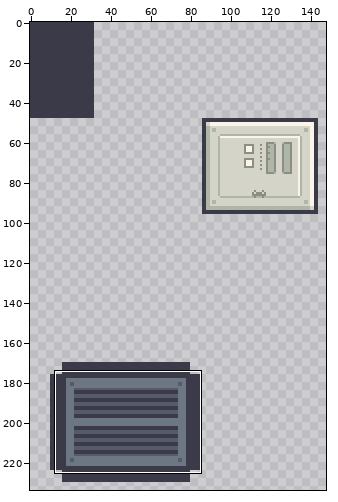
Sprite sheet, stored at Assets/Textures/miscA.png. The first picture is a wide view before the edit; the outline marks the close-up.
Close-up. As it was:
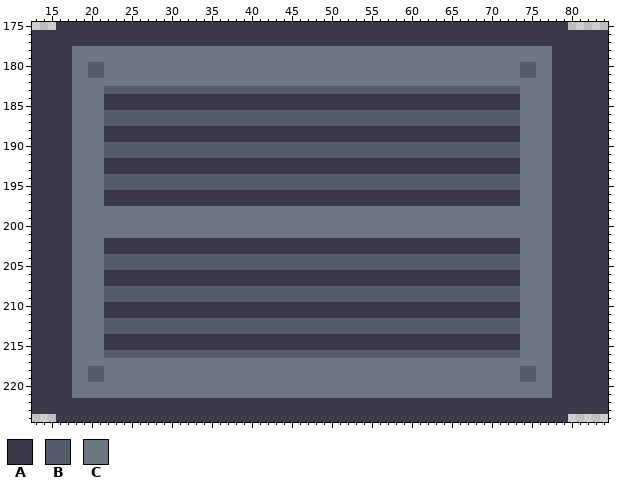
The file is 512x512 pixels, drawn in blocks of 2x2; one block is one cell here. Shown: x 13..84, y 175..224. The wide view leaves out empty margins.
Palette (. is transparent): A #3a3a49  B #555b6a  C #6c7783
New version:
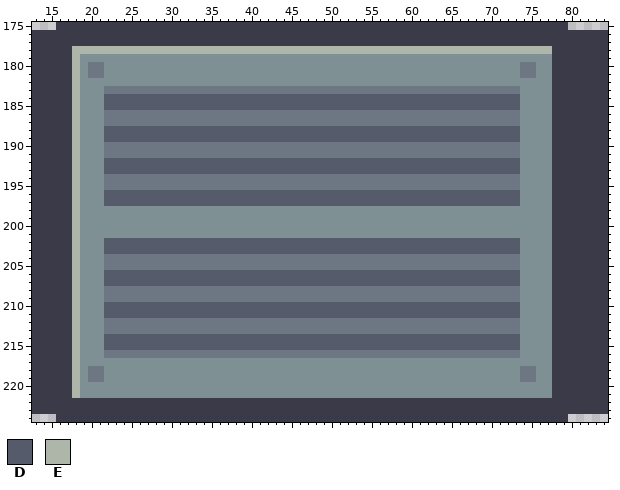
Colours new in this view: D #555b6a  E #adb6a8
The exact change:
colour B: #555b6a -> #6c7783
colour C: #6c7783 -> #7f9095
Changed rows in their new state; - is a pixel that keeps its letter.
first column x 18:
178 EEEEEEEEEEEEEEEEEEEEEEEEEEEEEEEEEEEEEEEEEEEEEEEEEEEEEEEEEEEE
179 E-----------------------------------------------------------
180 E-----------------------------------------------------------
181 E-----------------------------------------------------------
182 E-----------------------------------------------------------
183 E-----------------------------------------------------------
184 E---DDDDDDDDDDDDDDDDDDDDDDDDDDDDDDDDDDDDDDDDDDDDDDDDDDDD----
185 E---DDDDDDDDDDDDDDDDDDDDDDDDDDDDDDDDDDDDDDDDDDDDDDDDDDDD----
186 E-----------------------------------------------------------
187 E-----------------------------------------------------------
188 E---DDDDDDDDDDDDDDDDDDDDDDDDDDDDDDDDDDDDDDDDDDDDDDDDDDDD----
189 E---DDDDDDDDDDDDDDDDDDDDDDDDDDDDDDDDDDDDDDDDDDDDDDDDDDDD----
190 E-----------------------------------------------------------
191 E-----------------------------------------------------------
192 E---DDDDDDDDDDDDDDDDDDDDDDDDDDDDDDDDDDDDDDDDDDDDDDDDDDDD----
193 E---DDDDDDDDDDDDDDDDDDDDDDDDDDDDDDDDDDDDDDDDDDDDDDDDDDDD----
194 E-----------------------------------------------------------
195 E-----------------------------------------------------------
196 E---DDDDDDDDDDDDDDDDDDDDDDDDDDDDDDDDDDDDDDDDDDDDDDDDDDDD----
197 E---DDDDDDDDDDDDDDDDDDDDDDDDDDDDDDDDDDDDDDDDDDDDDDDDDDDD----
198 E-----------------------------------------------------------
199 E-----------------------------------------------------------
200 E-----------------------------------------------------------
201 E-----------------------------------------------------------
202 E---DDDDDDDDDDDDDDDDDDDDDDDDDDDDDDDDDDDDDDDDDDDDDDDDDDDD----
203 E---DDDDDDDDDDDDDDDDDDDDDDDDDDDDDDDDDDDDDDDDDDDDDDDDDDDD----
204 E-----------------------------------------------------------
205 E-----------------------------------------------------------
206 E---DDDDDDDDDDDDDDDDDDDDDDDDDDDDDDDDDDDDDDDDDDDDDDDDDDDD----
207 E---DDDDDDDDDDDDDDDDDDDDDDDDDDDDDDDDDDDDDDDDDDDDDDDDDDDD----
208 E-----------------------------------------------------------
209 E-----------------------------------------------------------
210 E---DDDDDDDDDDDDDDDDDDDDDDDDDDDDDDDDDDDDDDDDDDDDDDDDDDDD----
211 E---DDDDDDDDDDDDDDDDDDDDDDDDDDDDDDDDDDDDDDDDDDDDDDDDDDDD----
212 E-----------------------------------------------------------
213 E-----------------------------------------------------------
214 E---DDDDDDDDDDDDDDDDDDDDDDDDDDDDDDDDDDDDDDDDDDDDDDDDDDDD----
215 E---DDDDDDDDDDDDDDDDDDDDDDDDDDDDDDDDDDDDDDDDDDDDDDDDDDDD----
216 E-----------------------------------------------------------
217 E-----------------------------------------------------------
218 E-----------------------------------------------------------
219 E-----------------------------------------------------------
220 E-----------------------------------------------------------
221 E-----------------------------------------------------------
